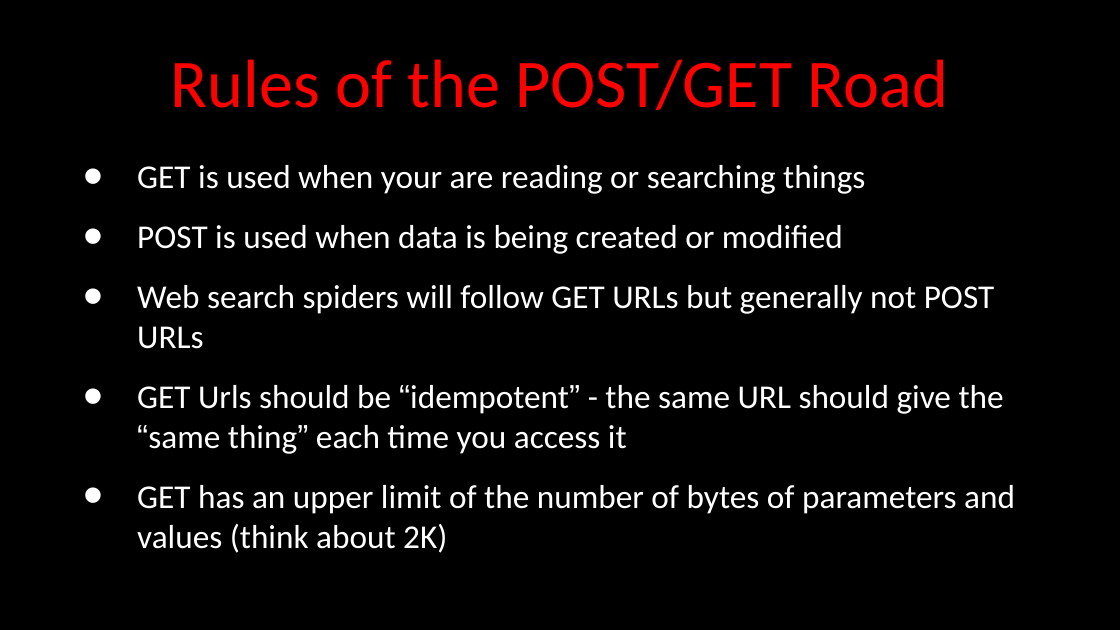
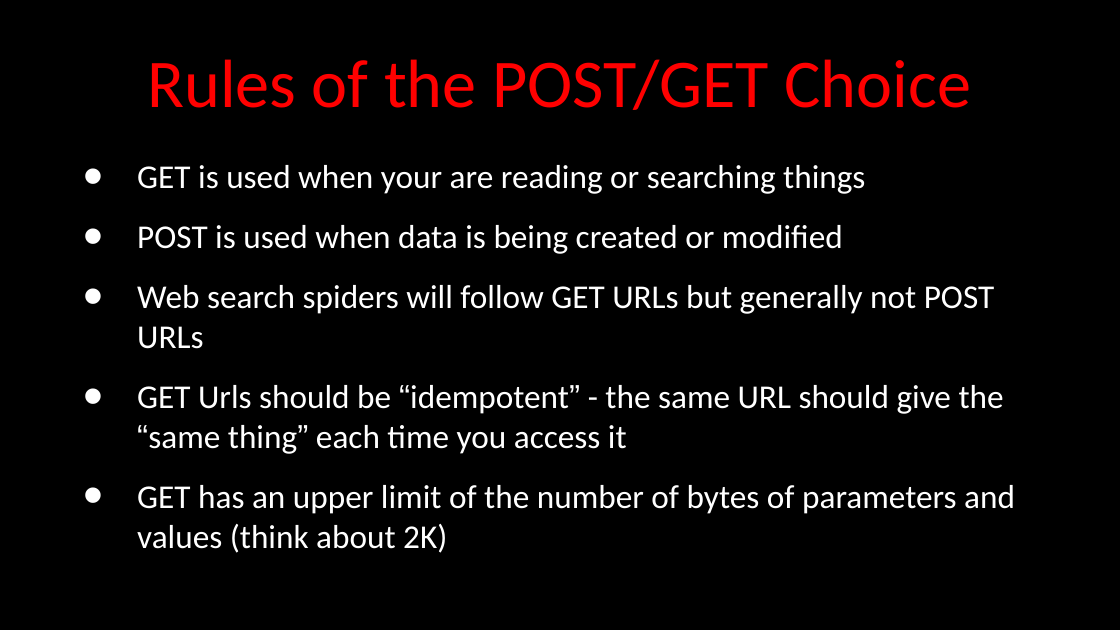
Before and after one commit to csev/wa4e, a slide deck: slide 11 of lectures/PHP-06-Forms.ppt. Drawn at 1120x630 pixels with LibreOffice and Linux fonts; fonts in the diff are those of the drawing. Boxes give left, top, right and bottom in pixels: in the first picture for what was removed or moved away, otherwise in the second. Text is boxed around its words. In the diff, an @@ line names an element or a change of style, - is before the commit and + after.

```diff
--- a/lectures/PHP-06-Forms.ppt
+++ b/lectures/PHP-06-Forms.ppt
@@ title at bbox=[147, 59, 971, 110]: text changed @@
-Rules of the POST/GET Road
+Rules of the POST/GET Choice
```
Also in this commit, not shown: 6 other slides changed, 4 other files.
